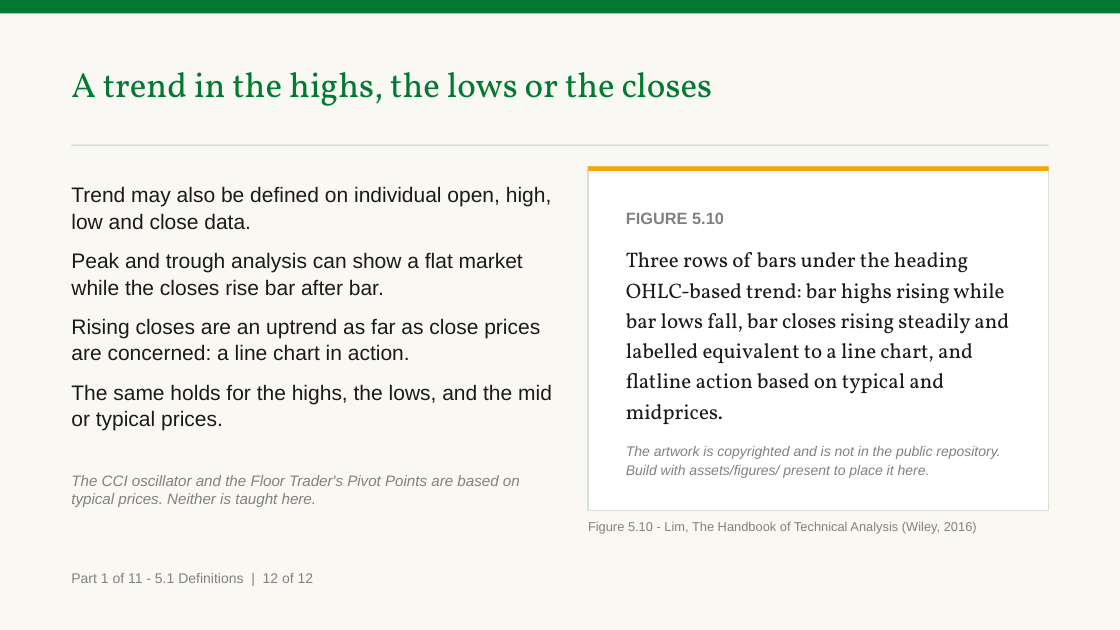
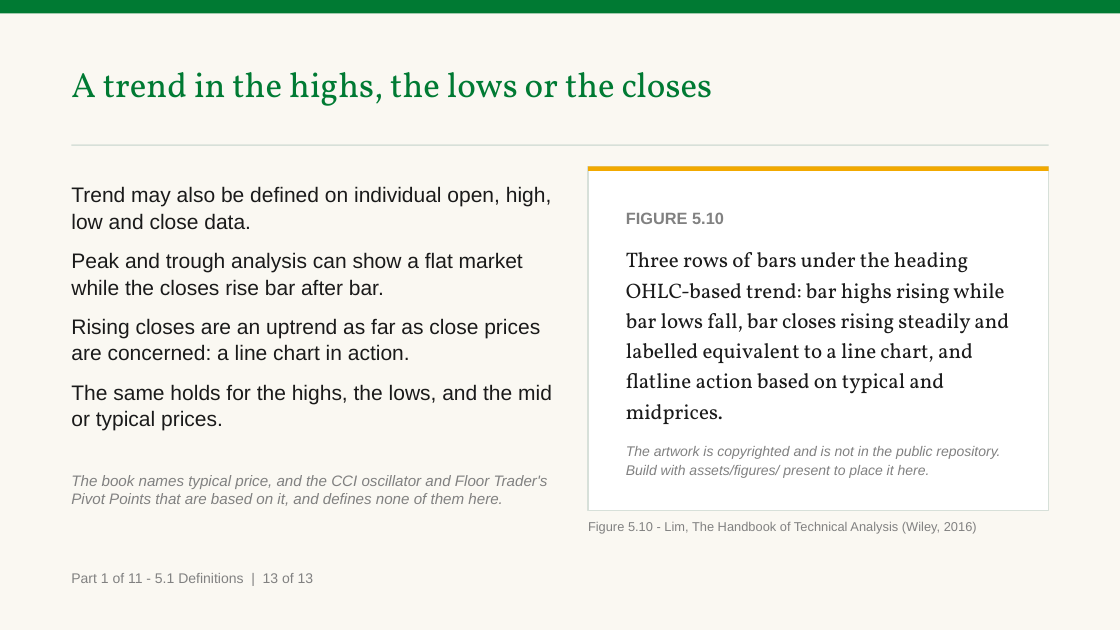
Before and after one commit to benjiesotelo-sudo/Telos_FIN1209, a slide deck: slide 20 of chapter-05/FIN1209-Chapter-05.pptx (slide 19 before the commit). Drawn at 1120x630 pixels with LibreOffice and Linux fonts; fonts in the diff are those of the drawing. Boxes give left, top, right and bottom in pixels: in the first picture for what was removed or moved away, otherwise in the second. Text is boxed around its words. In the diff, an @@ line names an element or a change of style, - is before the commit and + after.

Commit message:
Teach wave degrees before Chapter 5's slides lean on them
The instructor's review of the second build: from the wave cycle term
onward the slides could not be followed, because they spoke of wave degrees
and no slide had said what one is, and the check there asked for things the
slides had not discussed. The whole idea had sat in the formal row of one
term slide.

- A new slide comes before the term, Waves inside waves: cycles and
  degrees, with a chart of our own beside it: one wave alone, then with its
  subwaves, then with theirs. The book defines neither wave cycle nor wave
  degree in a sentence, and the slide says its reading comes from the
  book's figures and its words larger, smaller and subwave.
- The term slide, the two slides after it and the breakout slide are
  reworded to read from their own figures. Check 2 now asks which wave
  cycle is a subwave of both others; both its answers are slide text.
- The whole deck was audited for a word used before it is taught. Where one
  arrives ahead of its section the slide now names the section: stoploss,
  stopsizing, wave amplitude, stopsize. Where the book never explains it
  the slide says so: typical price, %K, pip, backtest, risk of ruin. Three
  wrong options in Checks 9, 10 and 15 named something taught later.
- All 42 check items were traced again to slide text that comes before
  them.

The chart needed a twenty seventh letter, so deckkit now letters a chart AA
after Z. Chapters 1 to 4 were rebuilt and their decks are byte identical.

139 slides, was 138. 246 minutes at the calibrated rate, was 245. No pair
slide is set below 17 point, as before. TEMPLATE.md carries the rule as the
fourth under the new-term marker.

```diff
--- a/chapter-05/FIN1209-Chapter-05.pptx
+++ b/chapter-05/FIN1209-Chapter-05.pptx
@@ text at (71,475,548,506): text changed @@
-The CCI oscillator and the Floor Trader's Pivot Points are based on typical prices. Neither is taught here.
+The book names typical price, and the CCI oscillator and Floor Trader's Pivot Points that are based on it, and defines none of them here.
@@ text at (71,573,314,583): text changed @@
-Part 1 of 11 - 5.1 Definitions | 12 of 12
+Part 1 of 11 - 5.1 Definitions | 13 of 13
```
Also in this commit, not shown: 21 other slides changed, 1 slide added, 7 other files.
